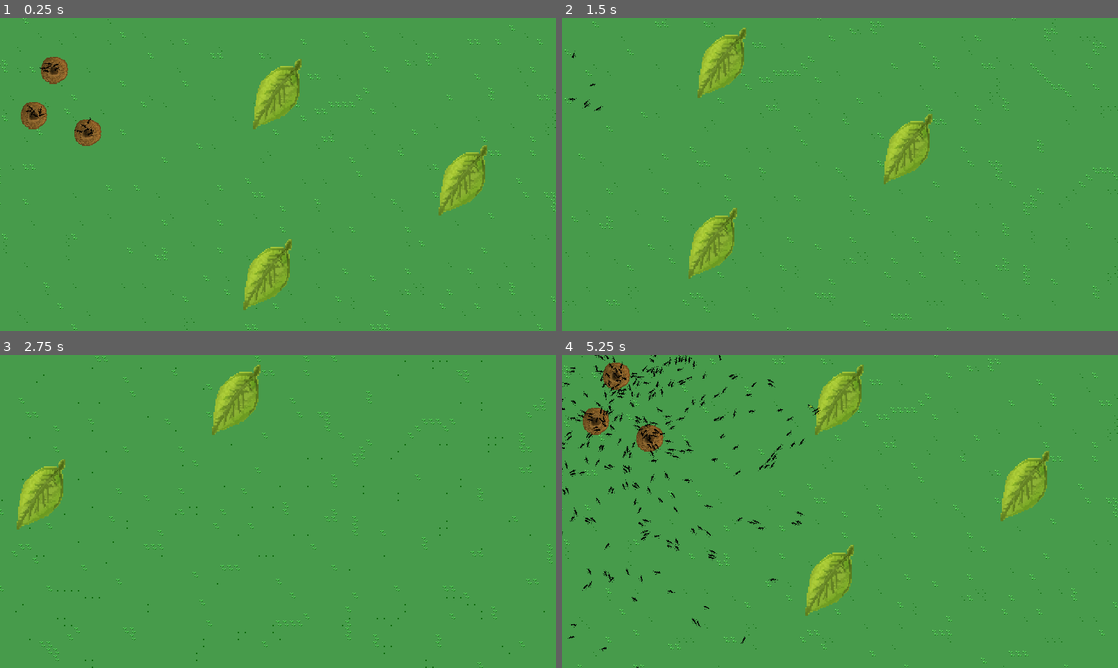
Above: before the commit, frames 1-4 (two rows, left to right).
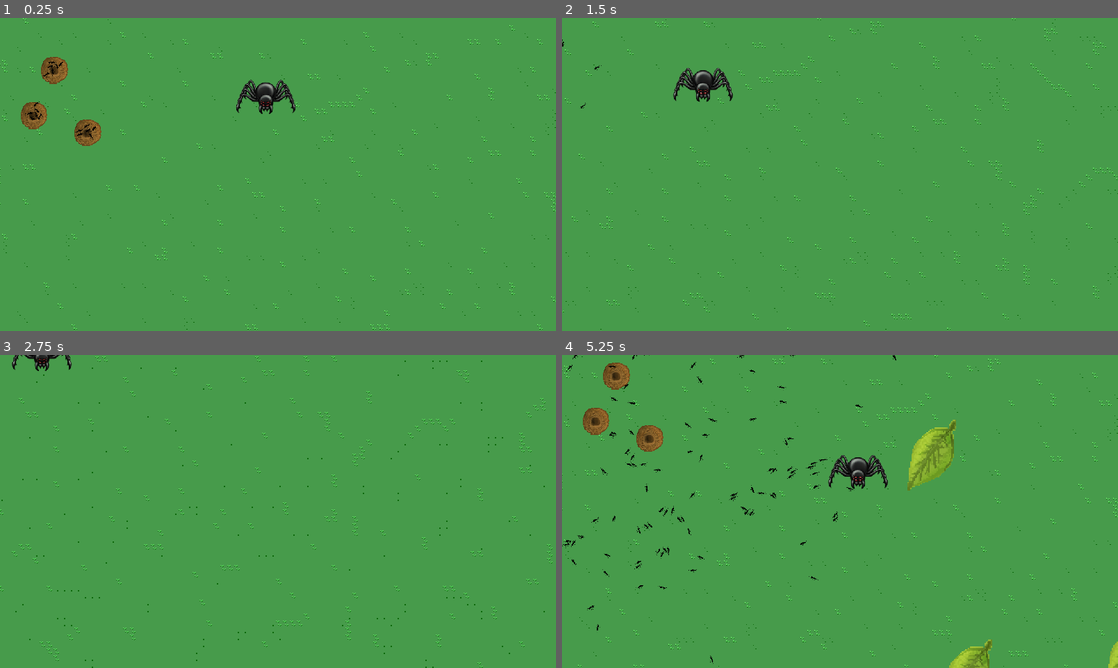
Above: after the commit, the same moments.

Repository: felipefcm/antsimulator-v2
Game: Godot game, scene res://scenarios/ForageFood.tscn
The game is run twice, just before and just after one commit, with the same random seed, the same clock (stepped at 60 frames per second) and the same inputs.
Inputs (mouse positions are in pixels of both pictures, inside the frame that each line leads up to):
- Up to frame 1 (0.25 s): no input
- Up to frame 2 (1.5 s): move the mouse to (962, 158) at 0.52 s; hold Right (ui_right) 0.53-1.28 s; click (962, 158) at 0.67 s; move the mouse to (728, 190) at 1.27 s; hold Down (ui_down) from 1.28 s (still down)
- Up to frame 3 (2.75 s): move the mouse to (333, 442) at 2.02 s; release Down (ui_down) at 2.03 s; hold Right (ui_right) from 2.03 s (still down)
- Up to frame 4 (5.25 s): move the mouse to (812, 574) at 2.77 s; release Right (ui_right) at 2.78 s; hold Up (ui_up) 2.78-3.53 s; click (812, 574) at 2.92 s; move the mouse to (1006, 558) at 3.52 s; hold Left (ui_left) 3.53-5.03 s; move the mouse to (673, 464) at 4.27 s; move the mouse to (867, 511) at 5.02 s; hold Down (ui_down) from 5.03 s (still down); click (867, 511) at 5.17 s

The runs differ from the first frame. In frame 1, 3.9% of the frame differs, in the area x 4-88%, y 13-94%; in frame 2, 3.9%; in frame 3, 2.6%; in frame 4, 7.8%, in the area x 0-100%, y 0-100%.

Commit message:
Predator works in the make and new behaviours

Diff:
--- /dev/null
+++ b/objects/FoodSpawner.tscn
@@ -0,0 +1,10 @@
+[gd_scene load_steps=2 format=2]
+
+[ext_resource path="res://scripts/FoodSpawner.gd" type="Script" id=1]
+
+[node name="FoodSpawner" type="Node2D"]
+script = ExtResource( 1 )
+
+[node name="Timer" type="Timer" parent="."]
+wait_time = 5.0
+[connection signal="timeout" from="Timer" to="." method="_on_Timer_timeout"]
--- a/objects/Nest.tscn
+++ b/objects/Nest.tscn
@@ -20,7 +20,6 @@
 
 [node name="SpawnTimer" type="Timer" parent="."]
 wait_time = 0.1
-autostart = true
 
 [node name="Area2D" type="Area2D" parent="."]
 collision_layer = 4
@@ -29,3 +28,4 @@
 visible = false
 shape = SubResource( 1 )
 [connection signal="timeout" from="SpawnTimer" to="." method="_on_SpawnTimer_timeout"]
+[connection signal="body_entered" from="Area2D" to="." method="_on_Area2D_body_entered"]
--- /dev/null
+++ b/objects/Predator.tscn
@@ -0,0 +1,22 @@
+[gd_scene load_steps=5 format=2]
+
+[ext_resource path="res://behaviours/SteerableBody2D.tscn" type="PackedScene" id=1]
+[ext_resource path="res://images/spider.png" type="Texture" id=2]
+[ext_resource path="res://scripts/Predator.gd" type="Script" id=3]
+
+[sub_resource type="CircleShape2D" id=1]
+radius = 17.7462
+
+[node name="Predator" type="Node2D"]
+script = ExtResource( 3 )
+
+[node name="SteerableBody2D" parent="." instance=ExtResource( 1 )]
+maxSpeed = 40
+turnWithVelocity = false
+
+[node name="Sprite" type="Sprite" parent="SteerableBody2D"]
+texture = ExtResource( 2 )
+
+[node name="CollisionShape2D" type="CollisionShape2D" parent="SteerableBody2D"]
+position = Vector2( 0.250046, 20.5573 )
+shape = SubResource( 1 )
--- a/scenarios/ForageFood.tscn
+++ b/scenarios/ForageFood.tscn
@@ -6,6 +6,8 @@
 [ext_resource path="res://scripts/Scenario.gd" type="Script" id=4]
 [ext_resource path="res://images/grass/grass.tres" type="TileSet" id=5]
 [ext_resource path="res://scripts/Camera.gd" type="Script" id=6]
+[ext_resource path="res://objects/FoodSpawner.tscn" type="PackedScene" id=7]
+[ext_resource path="res://objects/Predator.tscn" type="PackedScene" id=8]
 
 [sub_resource type="RectangleShape2D" id=1]
 extents = Vector2( 10, 799.407 )
@@ -49,14 +51,25 @@
 "_edit_lock_": true
 }
 
-[node name="Leaf" parent="Food" instance=ExtResource( 3 )]
-position = Vector2( 636.58, 175.657 )
+[node name="FoodSpawner" parent="Food" instance=ExtResource( 7 )]
+position = Vector2( 915.589, 229.772 )
+radius = 150
+food = ExtResource( 3 )
 
-[node name="Leaf2" parent="Food" instance=ExtResource( 3 )]
-position = Vector2( 614.553, 591.088 )
+[node name="FoodSpawner2" parent="Food" instance=ExtResource( 7 )]
+position = Vector2( 861.255, 945.868 )
+radius = 150
+food = ExtResource( 3 )
 
-[node name="Leaf3" parent="Food" instance=ExtResource( 3 )]
-position = Vector2( 1064.04, 373.837 )
+[node name="FoodSpawner3" parent="Food" instance=ExtResource( 7 )]
+position = Vector2( 1443.18, 689.187 )
+radius = 150
+food = ExtResource( 3 )
+
+[node name="FoodSpawner4" parent="Food" instance=ExtResource( 7 )]
+position = Vector2( -459.073, 543.265 )
+radius = 150
+food = ExtResource( 3 )
 
 [node name="Walls" type="Node2D" parent="."]
 __meta__ = {
@@ -130,3 +143,6 @@
 __meta__ = {
 "_edit_use_anchors_": true
 }
+
+[node name="Predator" parent="." instance=ExtResource( 8 )]
+position = Vector2( 618.849, 182.842 )
--- a/scripts/Ant.gd
+++ b/scripts/Ant.gd
@@ -22,6 +22,8 @@
 func _physics_process(delta):
 
 	stateMachine.update(delta);
+
+
 
 	adjustSpriteToRotation();
 
@@ -50,23 +52,8 @@
 	foodCarry.visible = carryingFood;
 
 func findClosestFood():
-
 	var allFood = get_tree().get_nodes_in_group('food');
-
-	if(allFood.size() <= 0):
-		return null;
-
-	var closestFood;
-	var closestDstSq;
-
-	for foodObj in allFood:
-		if(!is_instance_valid(foodObj)): continue;
-		var dstSq = position.distance_squared_to(foodObj.position);
-		if(!closestFood || dstSq < closestDstSq):
-			closestFood = foodObj;
-			closestDstSq = dstSq;
-
-	return closestFood;
+	return Util.closestNode(allFood, steeringObj.global_position);
 
 func adjustSpriteToRotation():
 
--- /dev/null
+++ b/scripts/FoodSpawner.gd
@@ -0,0 +1,24 @@
+extends Node2D
+
+export (int) var radius = 100;
+export (PackedScene) var food;
+
+export (int) var maxInstances = 1;
+var instances = 0;
+
+func _ready():
+	$Timer.wait_time += rand_range(-2, 2);
+	$Timer.start();
+
+func _on_Timer_timeout():
+
+	if(instances >= maxInstances): return;
+
+	var newFood = food.instance();
+	newFood.get_node('Food').connect('depleted', self, 'foodDepleted');
+	instances += 1;
+	newFood.position += Vector2(rand_range(-radius, radius), rand_range(-radius, radius));
+	add_child(newFood);
+
+func foodDepleted():
+	instances -= 1;
--- a/scripts/Nest.gd
+++ b/scripts/Nest.gd
@@ -7,6 +7,7 @@
 
 func _ready():
 	add_to_group('nests');
+	$SpawnTimer.start();
 
 func _on_SpawnTimer_timeout():
 	if(ant && Simulator.numAnts < Simulator.maxAnts):
@@ -15,5 +16,9 @@
 			add_child(antInstance);
 			emit_signal('antSpawned', antInstance);
 
+func _on_Area2D_body_entered(body: Node):
+	if(!body.is_in_group('antSteerable')): return;
+	body.get_parent().stateMachine.getCurrentState().onNest(self);
+
 # func _process(delta):
 # 	pass;
--- /dev/null
+++ b/scripts/Predator.gd
@@ -0,0 +1,18 @@
+extends Node2D
+
+onready var steeringObj = $SteerableBody2D;
+# onready var stateMachine = $StateMachine;
+onready var sprite = steeringObj.get_node('Sprite');
+
+func _ready():
+	add_to_group('predators');
+	steeringObj.setMode('Wander');
+
+func _physics_process(_delta):
+	adjustSprite();
+
+func adjustSprite():
+	if(steeringObj.velocity.x < 0):
+		sprite.flip_h = true;
+	else:
+		sprite.flip_h = false;
--- a/scripts/Simulator.gd
+++ b/scripts/Simulator.gd
@@ -1,4 +1,4 @@
 extends Node
 
-var maxAnts = 1000;
+var maxAnts = 200;
 var numAnts = 0;
--- a/scripts/StateMachine.gd
+++ b/scripts/StateMachine.gd
@@ -7,6 +7,9 @@
 
 func _ready():
 	subject = get_node(subject);
+
+func getCurrentState():
+	return currentState;
 
 func changeState(newStateName: String, params: Dictionary = {}):
 
--- a/scripts/Util.gd
+++ b/scripts/Util.gd
@@ -8,7 +8,7 @@
 	var closestDstSq;
 
 	for node in nodes:
-		var dstSq = position.distance_squared_to(node.position);
+		var dstSq = position.distance_squared_to(node.global_position);
 		if(!closest || dstSq < closestDstSq):
 			closest = node;
 			closestDstSq = dstSq;
--- /dev/null
+++ b/scripts/behaviours/Evade.gd
@@ -0,0 +1,3 @@
+
+func calculateSteeringForce(steeringObj, _target):
+	pass;
--- /dev/null
+++ b/scripts/behaviours/Flee.gd
@@ -0,0 +1,3 @@
+
+func calculateSteeringForce(steeringObj, _target):
+	pass;
--- a/scripts/behaviours/SteerableBody2D.gd
+++ b/scripts/behaviours/SteerableBody2D.gd
@@ -1,8 +1,9 @@
 extends KinematicBody2D
 
-export (int) var maxSpeed = 80;
-export (float) var maxForce = 420;
+export (int) var maxSpeed = 70;
+export (float) var maxForce = 800;
 export (NodePath) var targetNode;
+export (bool) var turnWithVelocity = true;
 
 var mode;
 var velocity = Vector2.ZERO;
@@ -12,6 +13,7 @@
 var behaviourParams = {};
 
 var behaviour;
+var otherModes;
 
 func _ready():
 	if(targetNode):
@@ -20,6 +22,10 @@
 func setMode(newMode):
 	mode = newMode;
 	behaviour = SteeringBehaviours.modes[mode];
+	otherModes = [];
+
+func pushMode(newMode):
+	otherModes.push_back(newMode);
 
 func setTarget(newTarget):
 	target = newTarget;
@@ -27,10 +33,18 @@
 func _physics_process(delta):
 
 	if(behaviour):
+
 		var steeringForce = behaviour.calculateSteeringForce(self, target);
+
+		for pushedMode in otherModes:
+			var otherMode = SteeringBehaviours.modes[pushedMode];
+			var pushedSteeringForce = otherMode.calculateSteeringForce(self, target);
+			steeringForce += pushedSteeringForce;
+
 		velocity = velocity + steeringForce.normalized() * maxForce * delta;
 	else:
 		velocity = Vector2.ZERO;
 
-	rotation = velocity.angle();
+	if(turnWithVelocity): rotation = velocity.angle();
+
 	velocity = move_and_slide(velocity.normalized() * (maxSpeed + maxSpeedOffset));
--- a/scripts/behaviours/SteeringBehaviours.gd
+++ b/scripts/behaviours/SteeringBehaviours.gd
@@ -4,4 +4,5 @@
 	'None': null,
 	'Seek': preload('res://scripts/behaviours/Seek.gd').new(),
 	'Wander': preload('res://scripts/behaviours/Wander.gd').new(),
+	'Evade': preload('res://scripts/behaviours/Evade.gd').new(),
 };
--- a/scripts/states/State.gd
+++ b/scripts/states/State.gd
@@ -13,4 +13,7 @@
 	pass;
 
 func onCollided(_obj: Node, _collision: KinematicCollision2D):
-	pass
+	pass;
+
+func onNest(_nest: Node):
+	pass;
--- a/scripts/states/ants/Foraging.gd
+++ b/scripts/states/ants/Foraging.gd
@@ -1,6 +1,6 @@
 extends State
 
-export (int) var minFoodDistance = 200;
+export (int) var minFoodDistance = 320;
 
 var targetFood;
 
@@ -27,7 +27,7 @@
 			ant.steeringObj.setMode('Wander');
 			return;
 
-		if(ant.steeringObj.position.distance_squared_to(closestFood.position) <= minFoodDistance * minFoodDistance):
+		if(ant.steeringObj.global_position.distance_squared_to(closestFood.global_position) <= minFoodDistance * minFoodDistance):
 			targetFood = closestFood;
 
 func onCollided(_obj: Node, collision: KinematicCollision2D):
--- a/scripts/states/ants/StoringFood.gd
+++ b/scripts/states/ants/StoringFood.gd
@@ -9,7 +9,7 @@
 	ant.setCarryingFood(true);
 
 	nests = get_tree().get_nodes_in_group('nests');
-	closestNest = Util.closestNode(nests, ant.steeringObj.position);
+	closestNest = Util.closestNode(nests, ant.steeringObj.global_position);
 
 	ant.steeringObj.setTarget(closestNest);
 	ant.steeringObj.setMode('Seek');
@@ -19,10 +19,13 @@
 	ant.setCarryingFood(false);
 	ant.steeringObj.setMode('Wander');
 
+func onNest(_nest: Node):
+	var ant = subject as Ant;
+	ant.setCarryingFood(false);
+	ant.stateMachine.changeState('Foraging');
+
 func update(_delta: float):
 	pass;
 
-func onCollided(_obj: Node, collision: KinematicCollision2D):
-
-	var collider = collision.collider as Node2D;
-	print('Storing col ', collider.name);
+func onCollided(_obj: Node, _collision: KinematicCollision2D):
+	pass;
Binary file added: images/spider.png
Not shown, added: images/spider.png.import
Not shown: 1 places in scenarios/ForageFood.tscn that only renumber resources
